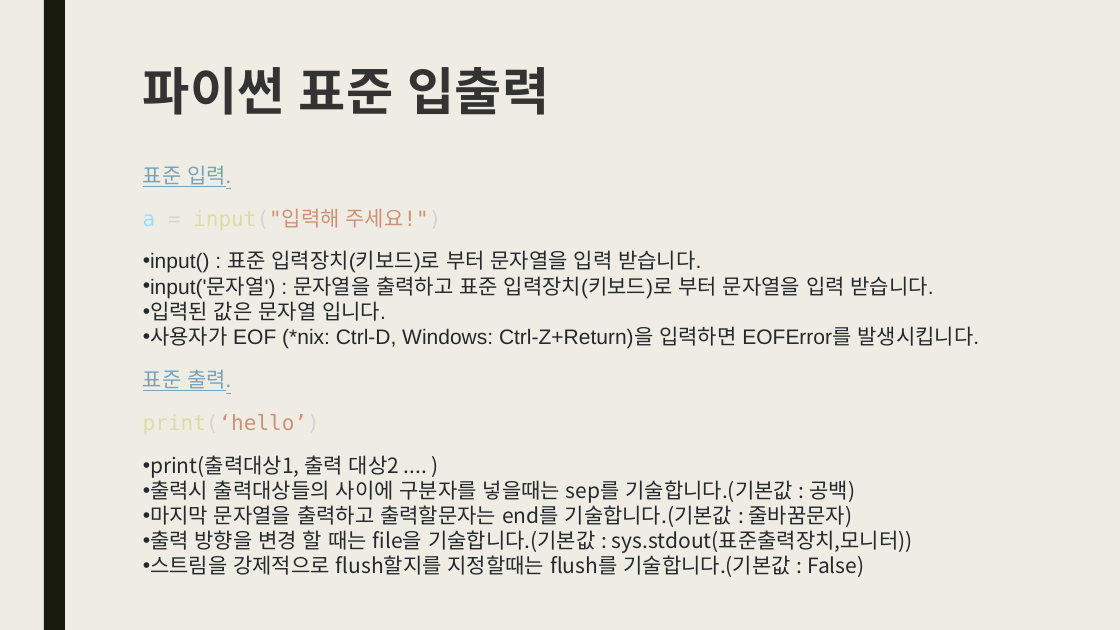
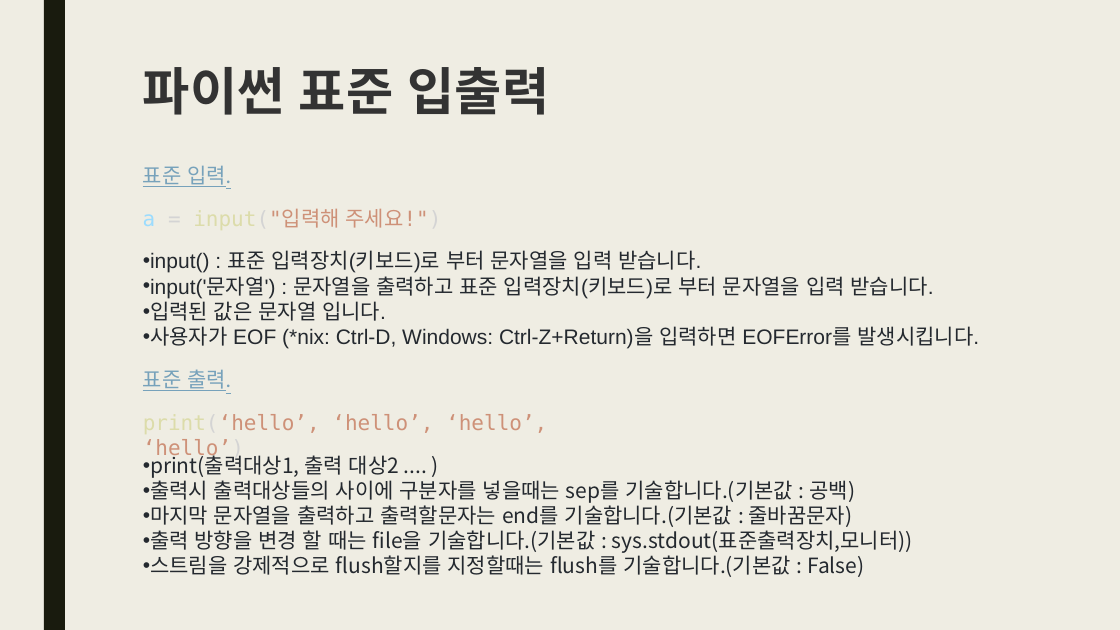
Before and after one commit to gomtings/JeoninHighSchool, a slide deck: slide 10 of 수업교제/2학기/파이썬 기초 이론.pptx. Drawn at 1120x630 pixels with LibreOffice and Linux fonts; fonts in the diff are those of the drawing. Boxes give left, top, right and bottom in pixels: in the first picture for what was removed or moved away, otherwise in the second. Text is boxed around its words. In the diff, an @@ line names an element or a change of style, - is before the commit and + after.

```diff
--- a/수업교제/2학기/파이썬 기초 이론.pptx
+++ b/수업교제/2학기/파이썬 기초 이론.pptx
@@ text at (143,414,547,460): text changed @@
-print(‘hello’)
+print(‘hello’, ‘hello’, ‘hello’, ‘hello’)
```
Also in this commit, not shown: 6 other files.
